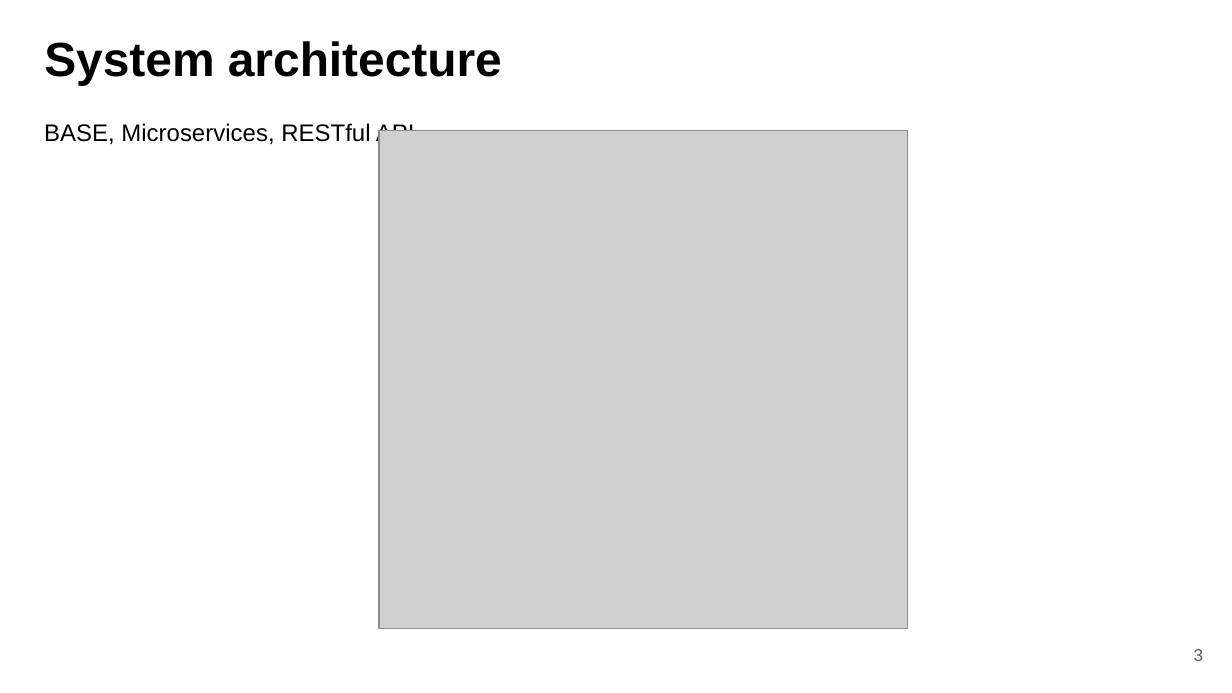
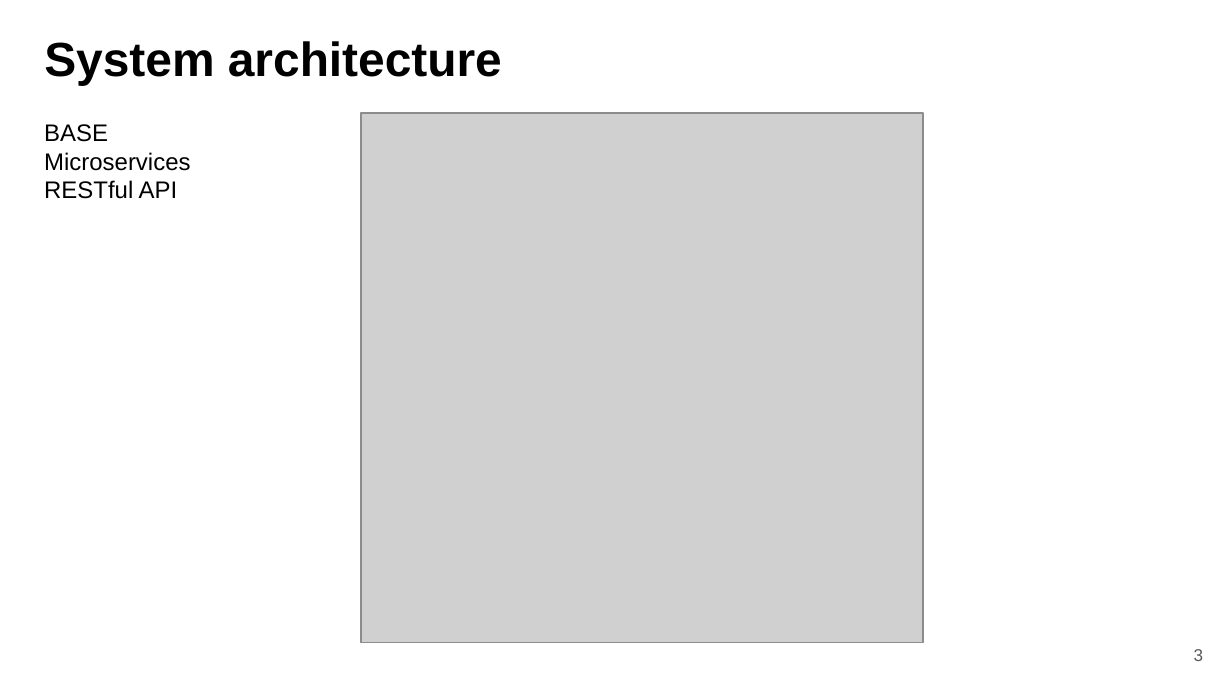
Before and after one commit to fanglores/Advanced-Software-Design, a slide deck: slide 3 of PracticeTasks/Module2/Task_12/Task_12.pptx. Drawn at 1232x693 pixels with LibreOffice and Linux fonts; fonts in the diff are those of the drawing; grey boxes stand for pictures. Boxes give left, top, right and bottom in pixels: in the first picture for what was removed or moved away, otherwise in the second. Text is boxed around its words. In the diff, an @@ line names an element or a change of style, - is before the commit and + after.

```diff
--- a/PracticeTasks/Module2/Task_12/Task_12.pptx
+++ b/PracticeTasks/Module2/Task_12/Task_12.pptx
@@ picture: place and size @@
-picture at [379, 131, 908, 628]
+picture at [361, 113, 923, 643]
@@ text at [44, 124, 191, 199]: text changed @@
-BASE, Microservices, RESTful API
+BASE
+Microservices
+RESTful API
```
Also in this commit, not shown: 2 other slides changed, 4 other files.
